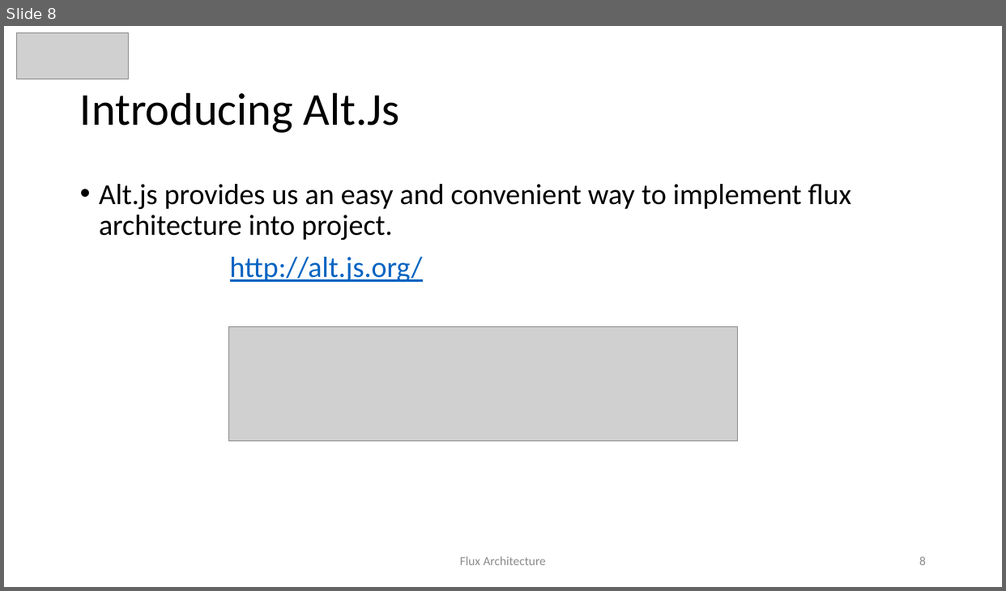
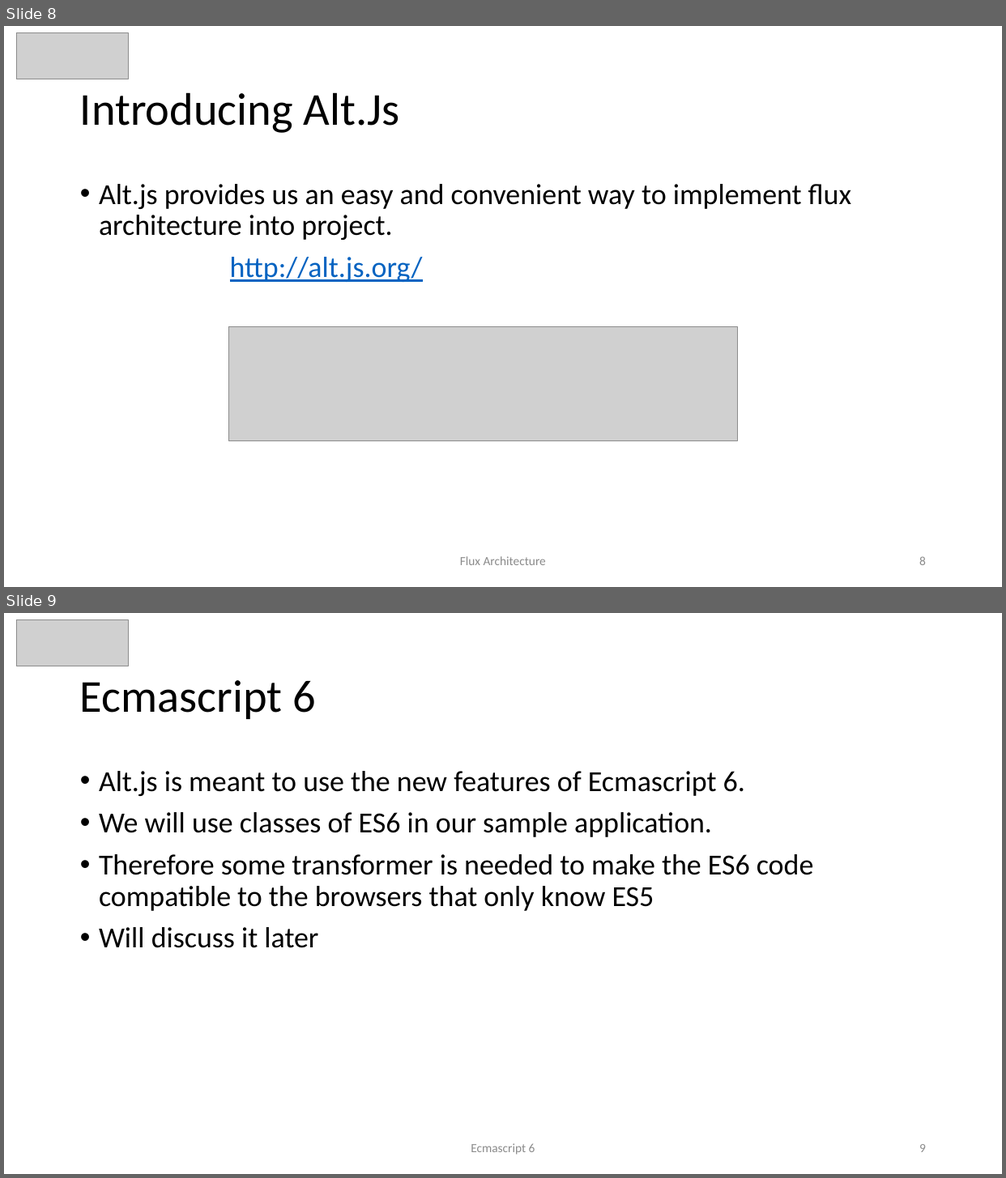
Before and after one commit to awahab29/samplealt, a slide deck: React.pptx. Shown one above the other, each under a label of ours: slide 8 before the commit, slides 8 and 9 after it. The pictures are 1006x591 and 1006x1178 pixels, drawn with LibreOffice and Linux fonts; fonts in the diff are those of the drawing; grey boxes stand for pictures. Boxes give left, top, right and bottom in pixels: in the first picture for what was removed or moved away, otherwise in the second. Text is boxed around its words. In the diff, an @@ line names an element or a change of style, - is before the commit and + after.

```diff
--- a/React.pptx
+++ b/React.pptx
@@ slide 9 added at bbox=[4, 613, 1002, 1174], background #FFFFFF @@
@@ picture added at bbox=[17, 619, 128, 666] @@
@@ title added at bbox=[80, 680, 316, 719], 44 pt, text #000000 @@
+Ecmascript 6
@@ text added at bbox=[99, 771, 813, 948], 28 pt, text #000000 @@
+• Alt.js is meant to use the new features of Ecmascript 6.
+• We will use classes of ES6 in our sample application.
+• Therefore some transformer is needed to make the ES6 code compatible to the browsers that only know ES5
+• Will discuss it later
@@ text added at bbox=[471, 1144, 535, 1155], 12 pt, text #8C8C8C @@
+Ecmascript 6
@@ page number added at bbox=[919, 1144, 926, 1152], 12 pt, text #8C8C8C @@
+9
```
Also in this commit, not shown: 17 slides changed, 5 other slides added, 1 slide removed, 1 other file.
